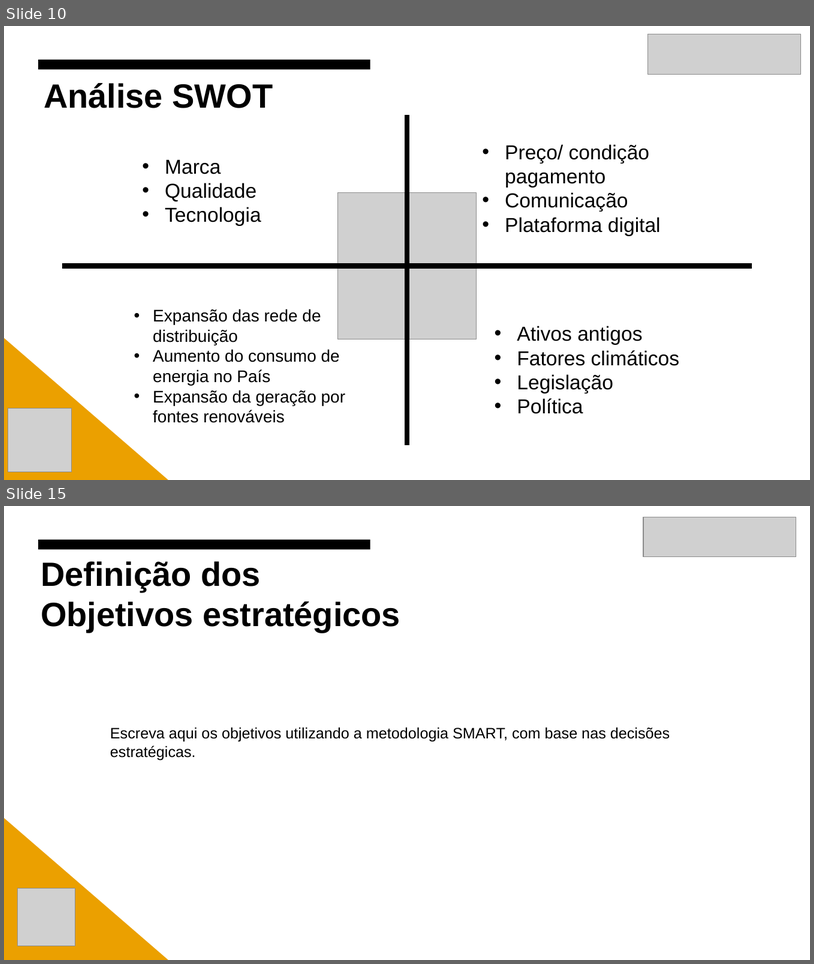
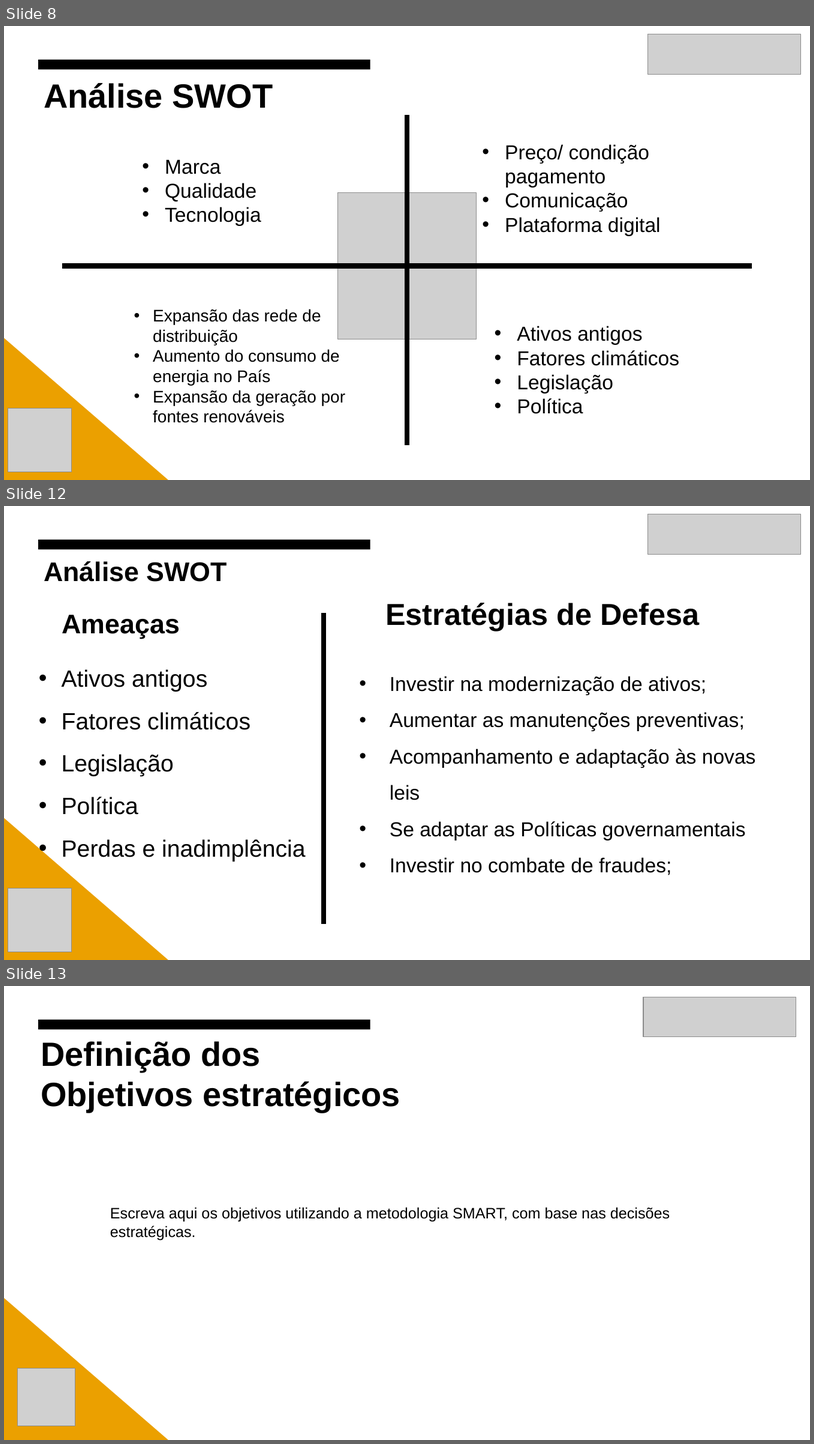
Before and after one commit to Gabriel-Esquilo-Medeiros/Projeto_Integrador_CPFL, a slide deck: Template Final - Apresentacao - Conhecendo o Negócio.pptx. Shown one above the other, each under a label of ours: slides 10 and 15 before the commit, slides 8, 12 and 13 after it; the slides between them are not shown. The pictures are 814x964 and 814x1444 pixels, drawn with LibreOffice and Linux fonts; fonts in the diff are those of the drawing; grey boxes stand for pictures. Boxes give left, top, right and bottom in pixels: in the first picture for what was removed or moved away, otherwise in the second. Text is boxed around its words. In the diff, an @@ line names an element or a change of style, - is before the commit and + after.

```diff
--- a/Template Final - Apresentacao - Conhecendo o Negócio.pptx
+++ b/Template Final - Apresentacao - Conhecendo o Negócio.pptx
@@ slide 12 added at [4, 506, 810, 960], background #FFFFFF; not listed: 1 template element that a slide beside it also shows @@
@@ picture added at [648, 514, 801, 555] @@
@@ title added at [44, 561, 227, 582], 32 pt, text #000000, bold @@
+Análise SWOT
@@ line added from (324, 924) to (324, 613), #000000 6 pt @@
@@ text added at [386, 603, 699, 630], 36 pt, text #000000, bold @@
+Estratégias de Defesa
@@ text added at [62, 615, 180, 639], 32 pt, text #000000, bold @@
+Ameaças
@@ text added at [62, 669, 305, 861], 28 pt, text #000000 @@
+• Ativos antigos
+• Fatores climáticos
+• Legislação
+• Política
+• Perdas e inadimplência
@@ text added at [390, 676, 756, 875], 24 pt, text #000000 @@
+• Investir na modernização de ativos;
+• Aumentar as manutenções preventivas;
+• Acompanhamento e adaptação às novas leis
+• Se adaptar as Políticas governamentais
+• Investir no combate de fraudes;
@@ right triangle added at [4, 816, 168, 960], fill #EBA000 @@
@@ picture added at [8, 888, 72, 952] @@
@@ what was slide 10 is now slide 8 @@
@@ what was slide 15 is now slide 13 @@
```
Also in this commit, not shown: 7 slides changed, 3 other slides added, 7 slides removed.
